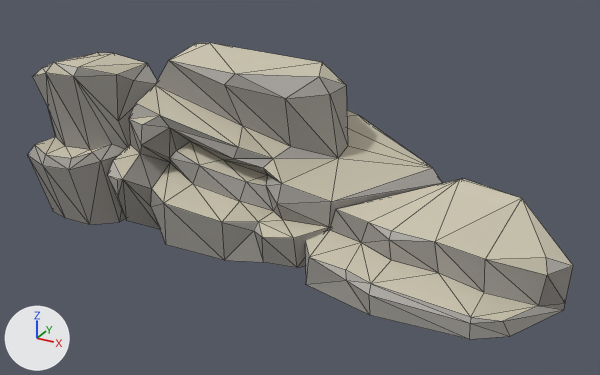
The glTF model assets/models/mapa/roca_acantilado/clif_01e.glb as it was, and as the next commit left it.
Both versions are drawn from a camera (50 mm lens) standing at (75.3, -135.5, 78.5) and looking at (1.8, -1.8, 11.6). The lights are fixed; the arrows at lower left show +X, +Y and +Z. The older version comes first. Mesh edges are drawn as thin lines. Vertices at exactly the same position are counted once.

Objects in the first picture: 'mapa.roca.acantilado.env_clif_01e'.
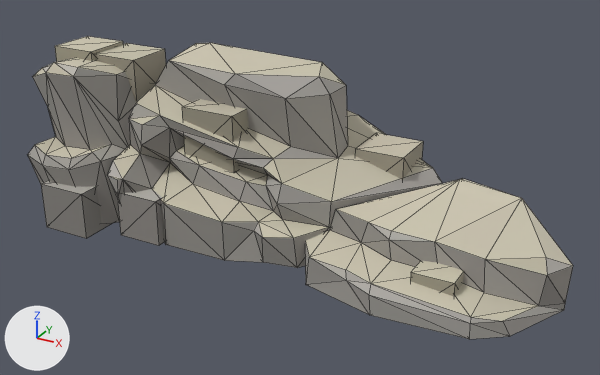
Where the change shows, as pixel boxes [x1, y1, x2, y2] in the pictures (600 x 375 px):
'mapa.roca.acantilado.env_clif_01e', reshaped
    before: [28, 43, 573, 339]
    after: [28, 36, 573, 339]
part 1 of me_mapa_roca_acantilado_env_clif_01e, added
    after: [410, 261, 464, 296]
part 2 of me_mapa_roca_acantilado_env_clif_01e, added
    after: [55, 36, 123, 62]
part 3 of me_mapa_roca_acantilado_env_clif_01e, added
    after: [117, 189, 164, 246]
part 4 of me_mapa_roca_acantilado_env_clif_01e, added
    after: [355, 133, 423, 181]
part 5 of me_mapa_roca_acantilado_env_clif_01e, added
    after: [95, 43, 166, 102]
part 6 of me_mapa_roca_acantilado_env_clif_01e, added
    after: [41, 181, 112, 238]
part 7 of me_mapa_roca_acantilado_env_clif_01e, added
    after: [182, 99, 249, 173]

The edits, one by one:
me_mapa_roca_acantilado_env_clif_01e is used by ob_mapa_roca_acantilado_env_clif_01e; location (0.0, 0.0, 0.0).
me_mapa_roca_acantilado_env_clif_01e had 166 vertices, 299 faces and spanned x -56.2..56.2, y -23.0..23.0, z 0.0..34.4.
me_mapa_roca_acantilado_env_clif_01e now has 249 vertices, 446 faces and spans x -56.2..56.2, y -23.0..23.0, z 0.0..34.4.
me_mapa_roca_acantilado_env_clif_01e part 1: a new loose piece, a box spanning x 31.8..39.6, y -16.9..-9.0, z 0.0..7.9, in mat_facetado.
me_mapa_roca_acantilado_env_clif_01e part 2: a new loose piece, a box spanning x -56.2..-46.0, y -6.1..4.2, z 24.1..34.3, in mat_facetado.
me_mapa_roca_acantilado_env_clif_01e part 3: a new loose piece, a box spanning x -31.3..-21.5, y -18.5..-8.7, z 0.3..10.1, in mat_facetado.
me_mapa_roca_acantilado_env_clif_01e part 4: a new loose piece, a box spanning x 9.5..20.0, y 7.2..17.7, z 7.8..18.3, in mat_facetado.
me_mapa_roca_acantilado_env_clif_01e part 5: a new loose piece, a box spanning x -46.5..-35.8, y -4.9..5.8, z 22.8..33.5, in mat_facetado.
me_mapa_roca_acantilado_env_clif_01e part 6: a new loose piece, a box spanning x -47.9..-36.9, y -22.7..-11.7, z 0.0..10.0, in mat_facetado.
me_mapa_roca_acantilado_env_clif_01e part 7: a new loose piece, a box spanning x -21.1..-9.3, y -8.7..3.1, z 15.0..26.9, in mat_facetado.
Other edits to the shape of me_mapa_roca_acantilado_env_clif_01e do not show in these pictures.
